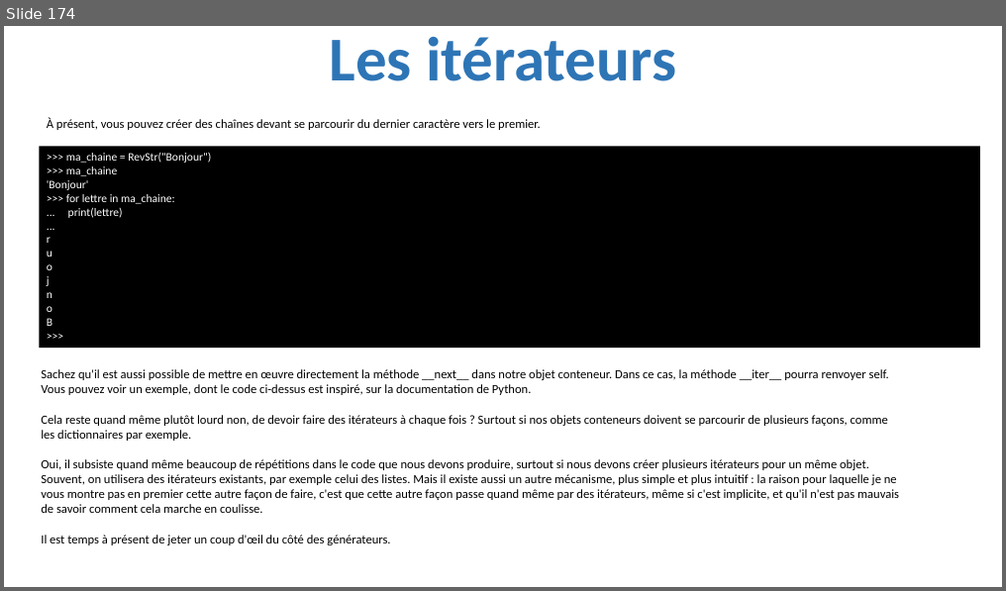
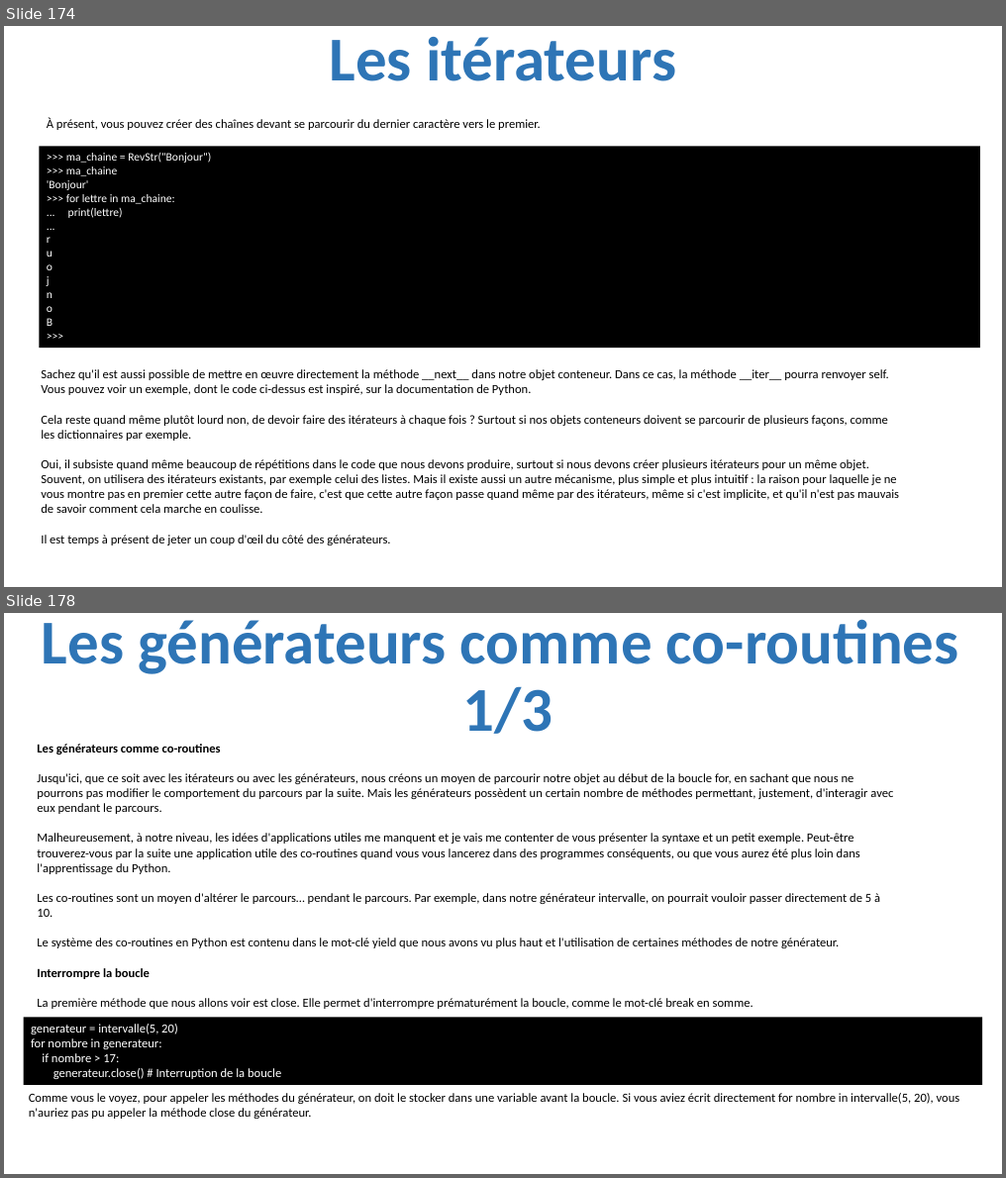
Before and after one commit to julienPalleau/PythonDoc, a slide deck: Python-resume.pptx. Shown one above the other, each under a label of ours: slide 174 before the commit, slides 174 and 178 after it; the slides between them are not shown. The pictures are 1006x591 and 1006x1178 pixels, drawn with LibreOffice and Linux fonts; fonts in the diff are those of the drawing. Boxes give left, top, right and bottom in pixels: in the first picture for what was removed or moved away, otherwise in the second. Text is boxed around its words. In the diff, an @@ line names an element or a change of style, - is before the commit and + after.

```diff
--- a/Python-resume.pptx
+++ b/Python-resume.pptx
@@ slide 178 added at bbox=[4, 613, 1002, 1174], background #FFFFFF @@
@@ title added at bbox=[42, 619, 959, 734], 60 pt, text #2E75B6, bold @@
+Les générateurs comme co-routines
+1/3
@@ text added at bbox=[37, 744, 893, 1009], 12 pt, text #000000 @@
+Les générateurs comme co-routines
+Jusqu'ici, que ce soit avec les itérateurs ou avec les générateurs, nous créons un moyen de parcourir notre objet au début de la boucle for, en sachant que nous ne pourrons pas modifier le comportement du parcours par la suite. Mais les générateurs possèdent un certain nombre de méthodes permettant, justement, d'interagir avec eux pendant le parcours.
+Malheureusement, à notre niveau, les idées d'applications utiles me manquent et je vais me contenter de vous présenter la syntaxe et un petit exemple. Peut-être trouverez-vous par la suite une application utile des co-routines quand vous vous lancerez dans des programmes conséquents, ou que vous aurez été plus loin dans l'apprentissage du Python.
+Les co-routines sont un moyen d'altérer le parcours… pendant le parcours. Par exemple, dans notre générateur intervalle, on pourrait vouloir passer directement de 5 à 10.
+Le système des co-routines en Python est contenu dans le mot-clé yield que nous avons vu plus haut et l'utilisation de certaines méthodes de notre générateur.
+Interrompre la boucle
+La première méthode que nous allons voir est close. Elle permet d'interrompre prématurément la boucle, comme le mot-clé break en somme.
@@ rectangle added at bbox=[24, 1017, 982, 1085], fill #000000, 12 pt, text #FFFFFF @@
+generateur = intervalle(5, 20)
+for nombre in generateur:
+if nombre > 17:
+generateur.close() # Interruption de la boucle
@@ text added at bbox=[29, 1093, 960, 1119], 12 pt, text #000000 @@
+Comme vous le voyez, pour appeler les méthodes du générateur, on doit le stocker dans une variable avant la boucle. Si vous aviez écrit directement for nombre in intervalle(5, 20), vous n'auriez pas pu appeler la méthode close du générateur.
```
Also in this commit, not shown: 2 slides changed, 11 other slides added.
